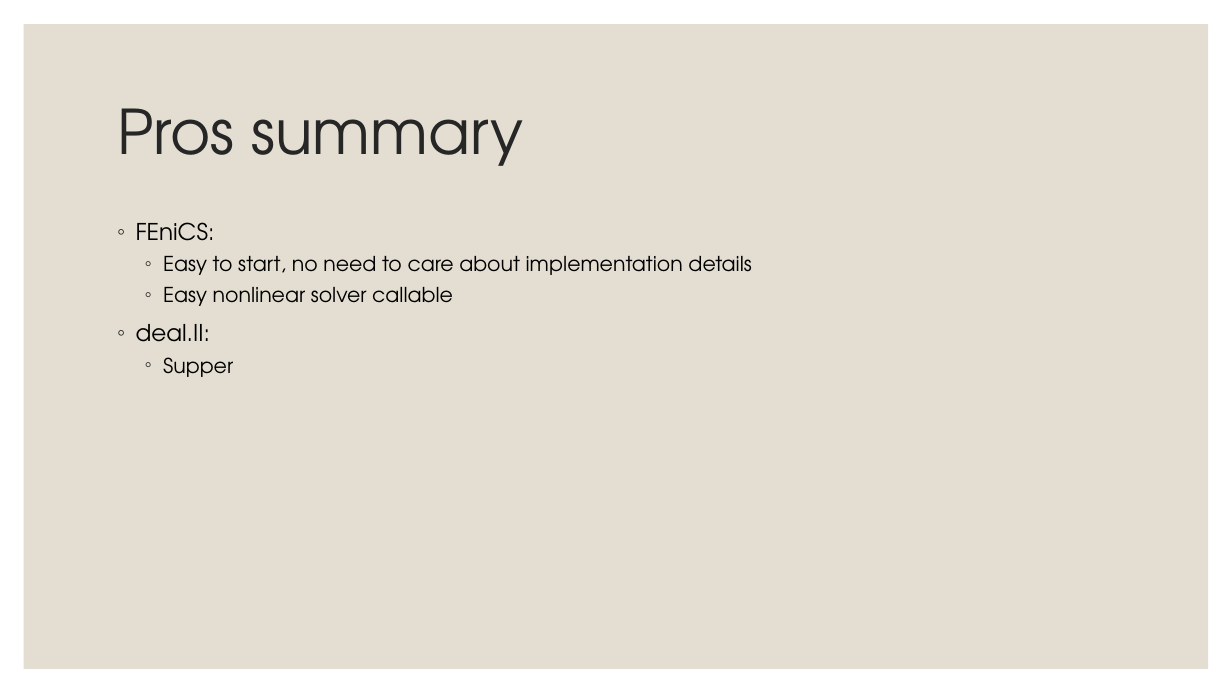
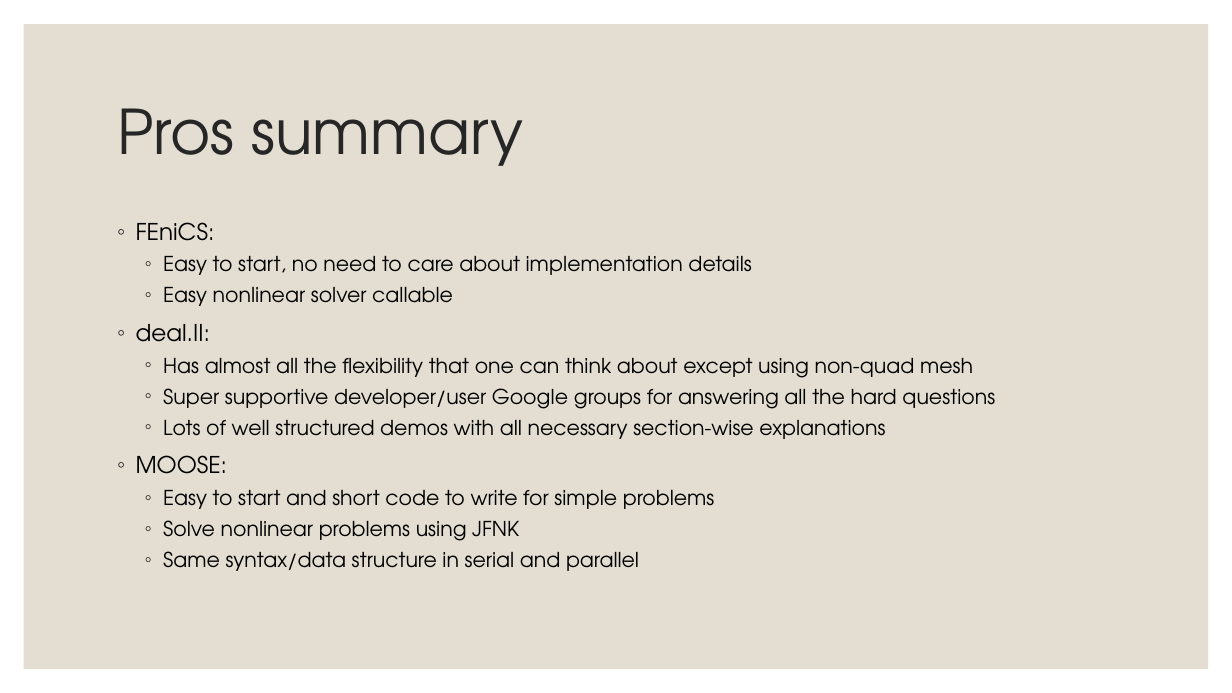
Before and after one commit to victor-dr-z/dealii-playground, a slide deck: slide 10 of docs/package-comparison.pptx (slide 7 before the commit). Drawn at 1232x693 pixels with LibreOffice and Linux fonts; fonts in the diff are those of the drawing. Boxes give left, top, right and bottom in pixels: in the first picture for what was removed or moved away, otherwise in the second. Text is boxed around its words. In the diff, an @@ line names an element or a change of style, - is before the commit and + after.

```diff
--- a/docs/package-comparison.pptx
+++ b/docs/package-comparison.pptx
@@ text at <box>136,358,995,571</box>: text changed @@
-  ◦ Supper
+  ◦ Has almost all the flexibility that one can think about except using non-quad mesh
+  ◦ Super supportive developer/user Google groups for answering all the hard questions
+  ◦ Lots of well structured demos with all necessary section-wise explanations
+◦ MOOSE:
+  ◦ Easy to start and short code to write for simple problems
+  ◦ Solve nonlinear problems using JFNK
+  ◦ Same syntax/data structure in serial and parallel
```
Also in this commit, not shown: 2 other slides changed, 4 slides added, 3 other files.
